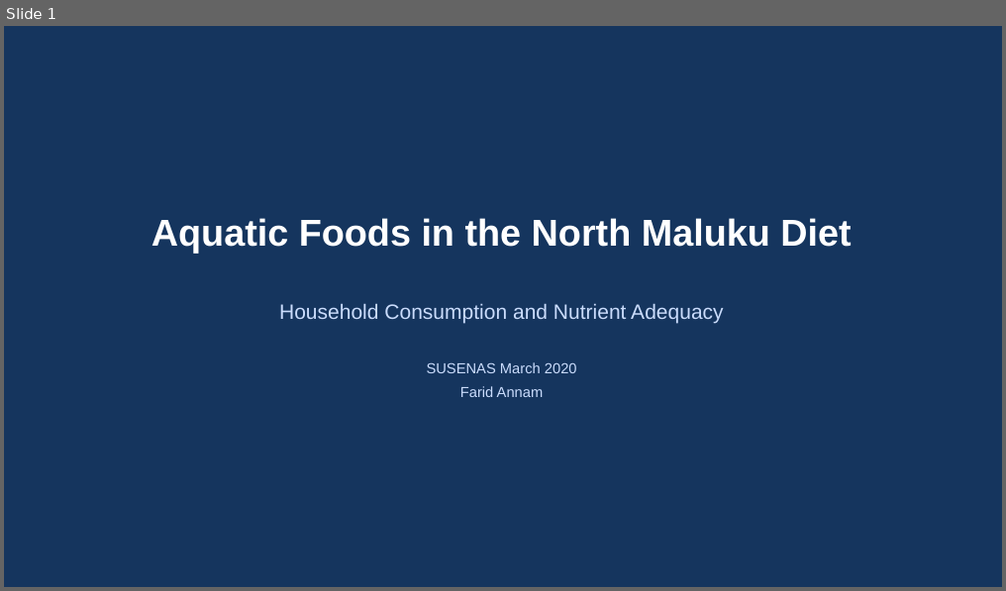
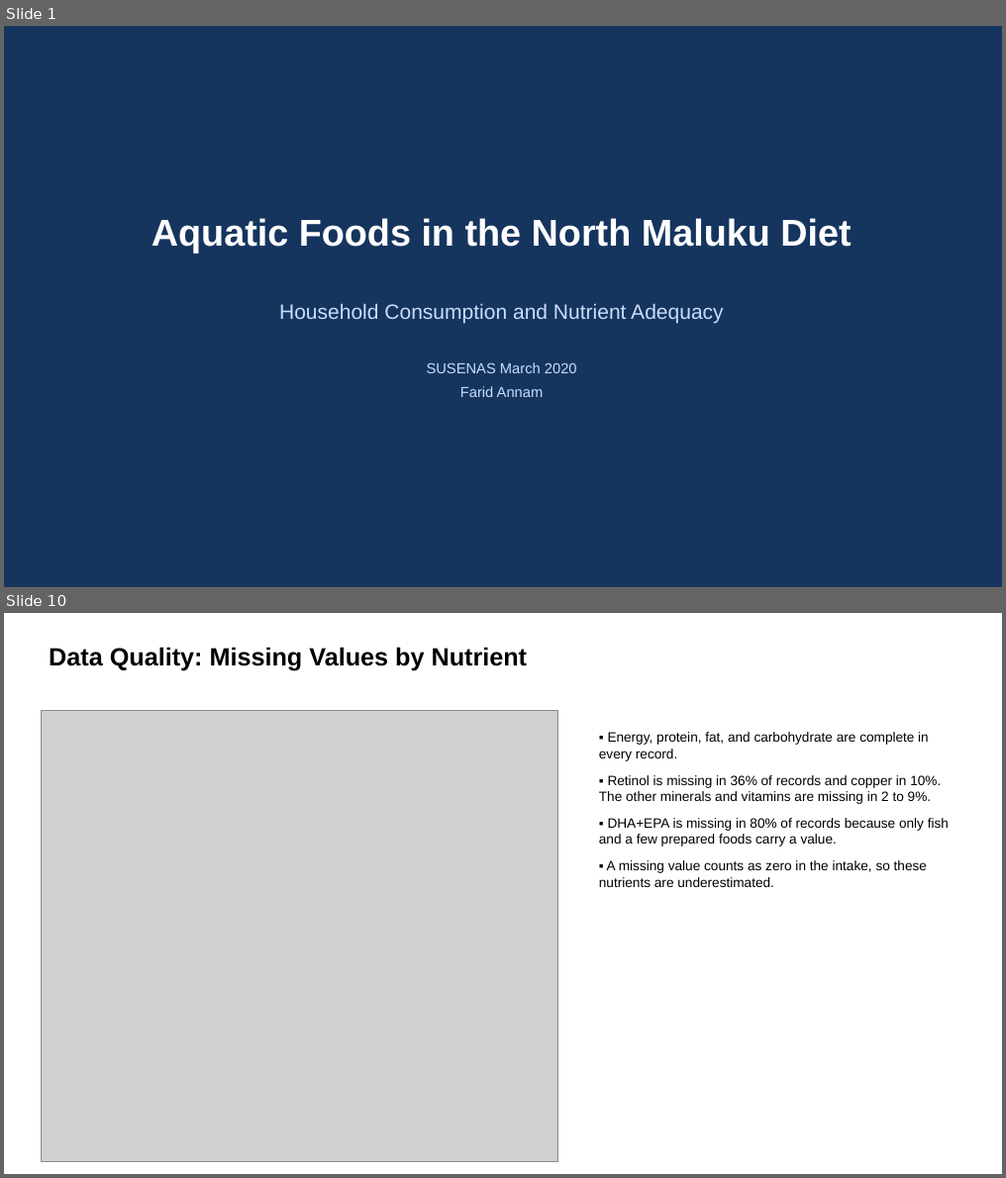
Before and after one commit to Lelsler/north_maluku, a slide deck: figures/north_maluku_consumption.pptx. Shown one above the other, each under a label of ours: slide 1 before the commit, slides 1 and 10 after it; the slides between them are not shown. The pictures are 1006x591 and 1006x1178 pixels, drawn with LibreOffice and Linux fonts; fonts in the diff are those of the drawing; grey boxes stand for pictures. Boxes give left, top, right and bottom in pixels: in the first picture for what was removed or moved away, otherwise in the second. Text is boxed around its words. In the diff, an @@ line names an element or a change of style, - is before the commit and + after.

Commit message:
Updated Pipeline (09/03/2026)
1. Based on the new fish_book_afcd.csv (9/4/2026)
2. Remove water and total carotene from the joined file (blok41_fct_joined.csv)
3. New presentation file with missing-value pattern plots

```diff
--- a/figures/north_maluku_consumption.pptx
+++ b/figures/north_maluku_consumption.pptx
@@ slide 10 added at (x1=4, y1=613, x2=1002, y2=1174), background #FFFFFF @@
@@ text added at (x1=49, y1=647, x2=528, y2=670), 24 pt, text #000000, bold @@
+Data Quality: Missing Values by Nutrient
@@ picture added at (x1=42, y1=710, x2=558, y2=1162) @@
@@ text added at (x1=599, y1=732, x2=948, y2=887), 13 pt, text #000000 @@
+▪ Energy, protein, fat, and carbohydrate are complete in every record.
+▪ Retinol is missing in 36% of records and copper in 10%. The other minerals and vitamins are missing in 2 to 9%.
+▪ DHA+EPA is missing in 80% of records because only fish and a few prepared foods carry a value.
+▪ A missing value counts as zero in the intake, so these nutrients are underestimated.
```
Also in this commit, not shown: 9 slides changed, 1 other slide added, 10 other files.
